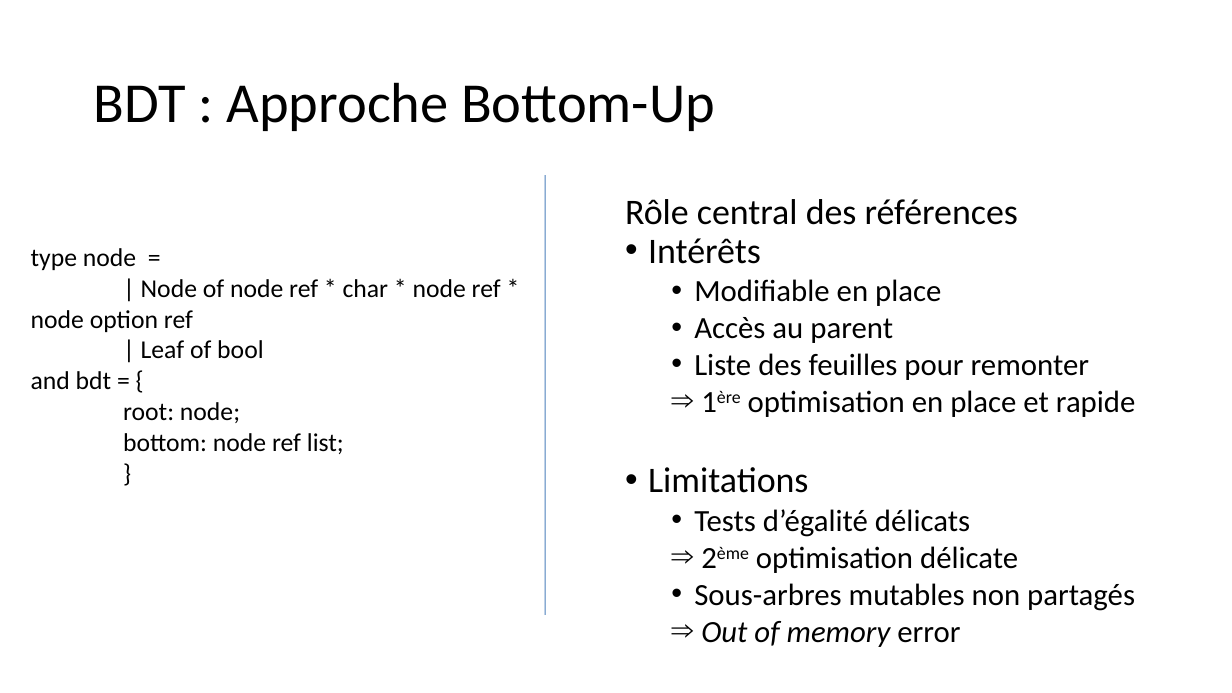
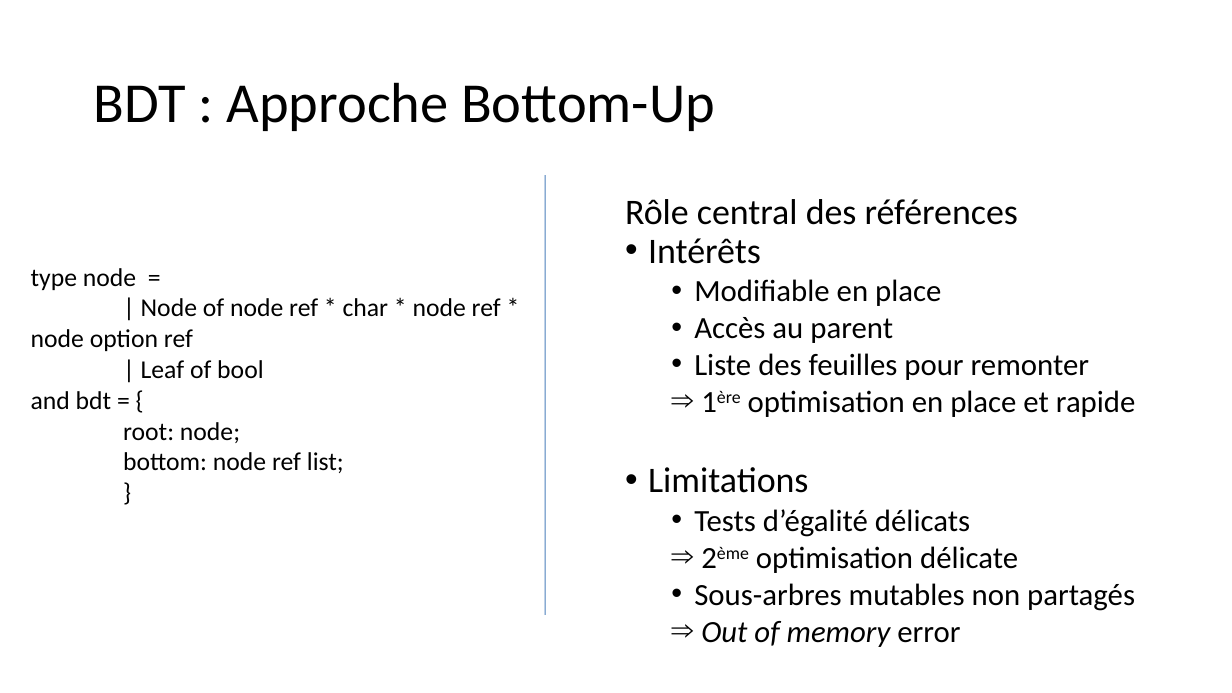
Before and after one commit to VinceDld/inf441_bdd_tetravex, a slide deck: slide 4 of Rapport/Soutenance orale.pptx. Drawn at 1232x693 pixels with LibreOffice and Linux fonts; fonts in the diff are those of the drawing. Boxes give left, top, right and bottom in pixels: in the first picture for what was removed or moved away, otherwise in the second. Text is boxed around its words. In the diff, an @@ line names an element or a change of style, - is before the commit and + after.

```diff
--- a/Rapport/Soutenance orale.pptx
+++ b/Rapport/Soutenance orale.pptx
@@ text "type node =" moved from (x1=31, y1=248, x2=501, y2=454) to (x1=31, y1=268, x2=501, y2=473) @@
```
Also in this commit, not shown: 4 other slides changed, 6 other files.
